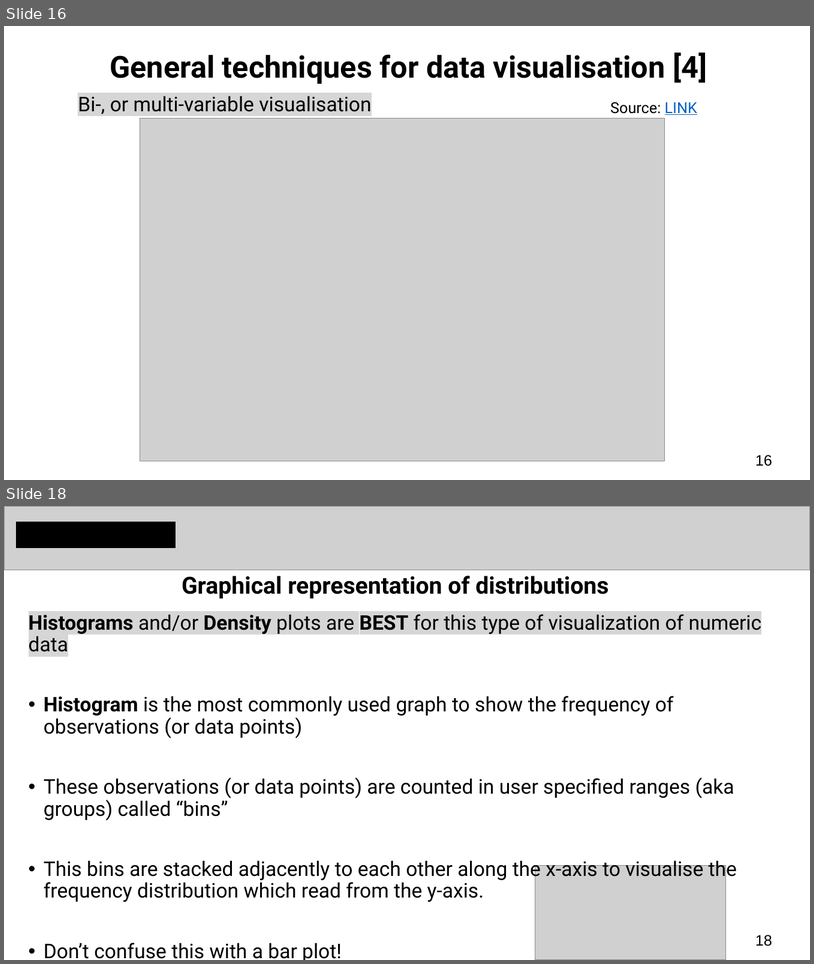
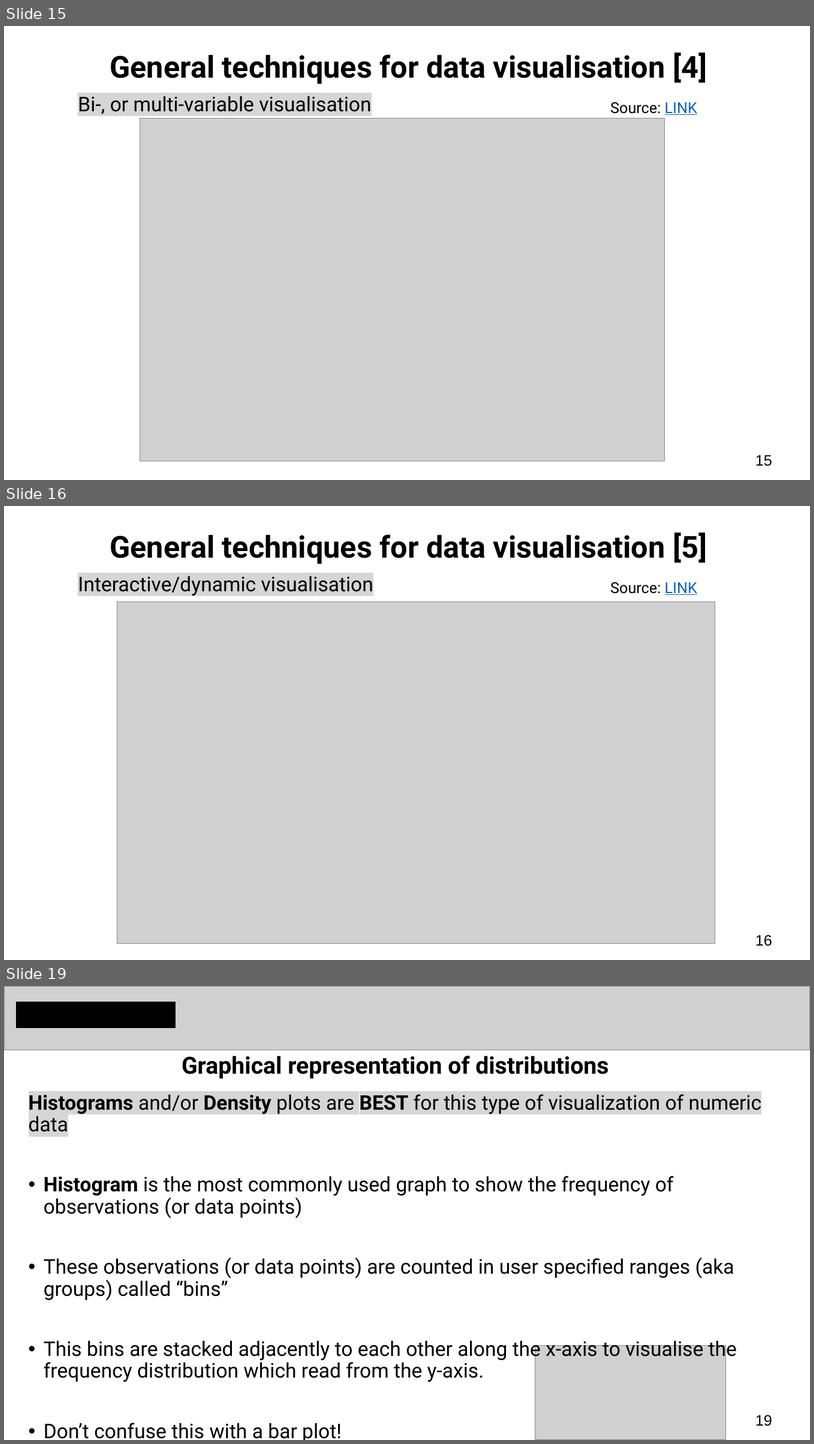
Before and after one commit to ucl-pols8-2526/POLS0008, a slide deck: Lecture_notes_ppts/POLS0008-2025-26 Week 3 Examining Data II.pptx. Shown one above the other, each under a label of ours: slides 16 and 18 before the commit, slides 15, 16 and 19 after it; the slides between them are not shown. The pictures are 814x964 and 814x1444 pixels, drawn with LibreOffice and Linux fonts; fonts in the diff are those of the drawing; grey boxes stand for pictures. Boxes give left, top, right and bottom in pixels: in the first picture for what was removed or moved away, otherwise in the second. Text is boxed around its words. In the diff, an @@ line names an element or a change of style, - is before the commit and + after.

```diff
--- a/Lecture_notes_ppts/POLS0008-2025-26 Week 3 Examining Data II.pptx
+++ b/Lecture_notes_ppts/POLS0008-2025-26 Week 3 Examining Data II.pptx
@@ slide 16 added at (4, 506, 810, 960), background #FFFFFF @@
@@ title added at (110, 532, 707, 564), 36 pt, text #000000, bold @@
+General techniques for data visualisation [5]
@@ text added at (78, 576, 374, 595), 24 pt, text #000000 @@
+Interactive/dynamic visualisation
@@ text added at (611, 582, 698, 595), 18 pt, text #000000 @@
+Source: LINK
@@ picture added at (117, 601, 716, 943) @@
@@ page number added at (756, 934, 773, 946), 18 pt, text #000000 @@
+16
@@ what was slide 16 is now slide 15 @@
@@ page number at (756, 454, 773, 466): text changed @@
-16
+15
@@ what was slide 18 is now slide 19 @@
@@ page number at (756, 1414, 773, 1426): text changed @@
-18
+19
```
Also in this commit, not shown: 7 slides changed, 1 other slide added, 1 slide removed, 1 other file.
